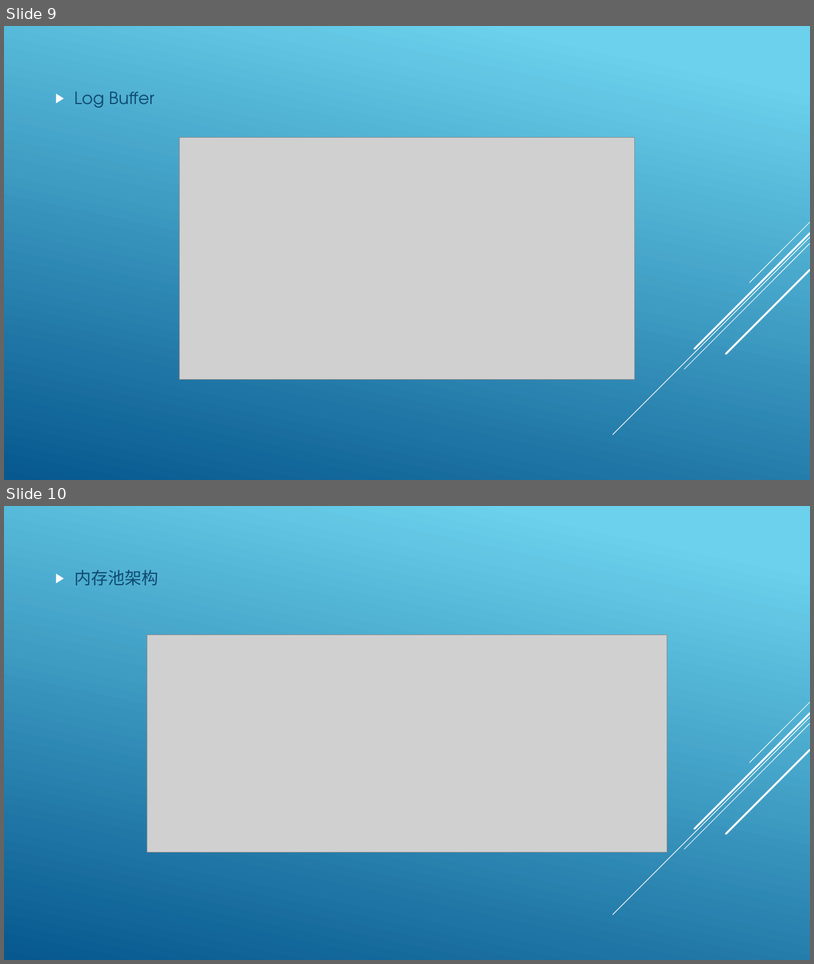
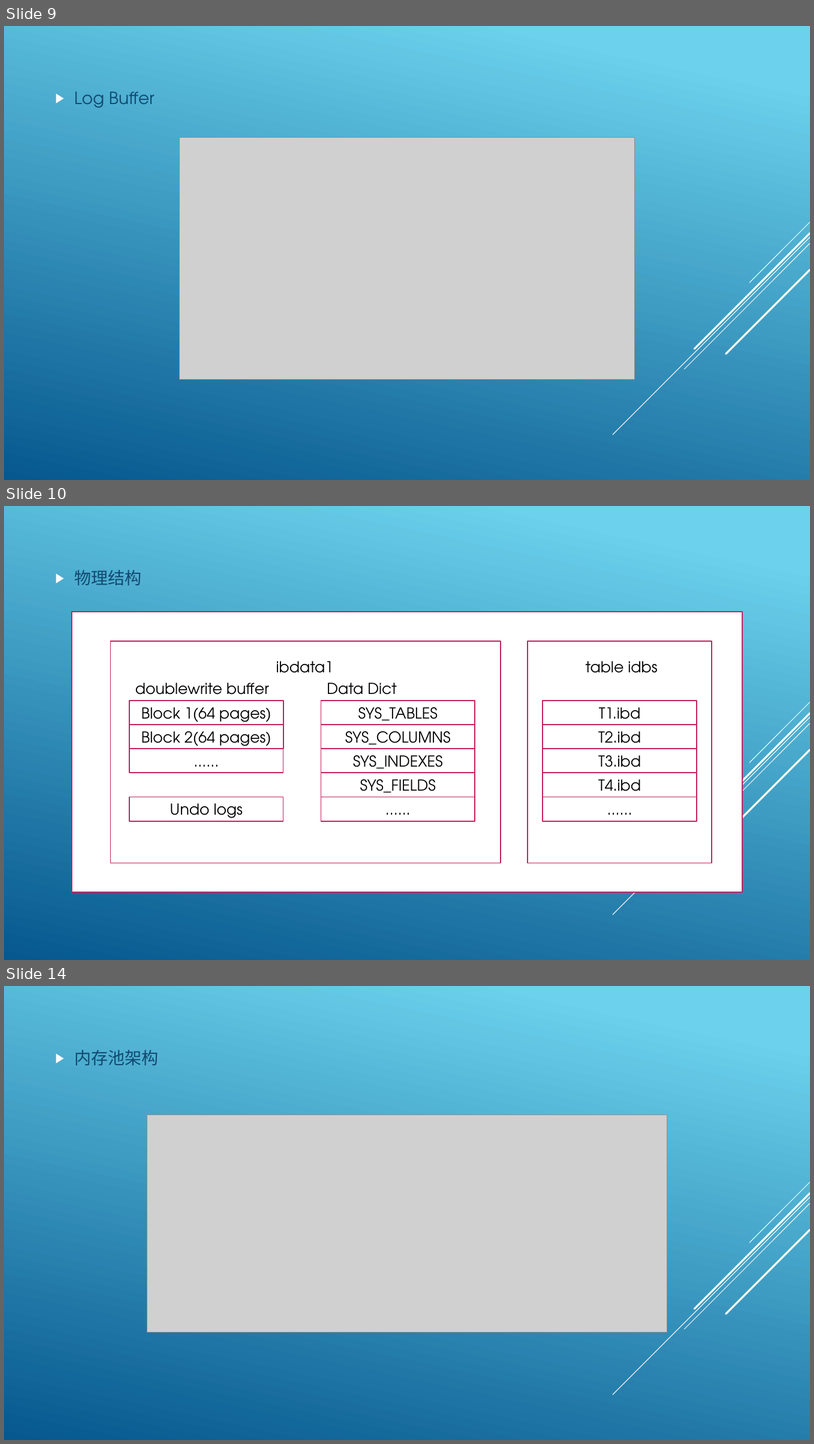
Before and after one commit to tank520/MyNote, a slide deck: 02 软件开发/03 数据库/MySQL.pptx. Shown one above the other, each under a label of ours: slides 9 and 10 before the commit, slides 9, 10 and 14 after it; the slides between them are not shown. The pictures are 814x964 and 814x1444 pixels, drawn with LibreOffice and Linux fonts; fonts in the diff are those of the drawing; grey boxes stand for pictures. Boxes give left, top, right and bottom in pixels: in the first picture for what was removed or moved away, otherwise in the second. Text is boxed around its words. In the diff, an @@ line names an element or a change of style, - is before the commit and + after.

Commit message:
MySQl

```diff
--- a/02 软件开发/03 数据库/MySQL.pptx
+++ b/02 软件开发/03 数据库/MySQL.pptx
@@ slide 10 added at bbox=[4, 506, 810, 960], background gradient #6ED2EB to #06588E; not listed: 5 template elements that a slide beside it also shows @@
@@ text added at bbox=[74, 570, 141, 585], 20 pt, text #0F496F @@
+▶ 物理结构
@@ rectangle added at bbox=[72, 612, 743, 892], fill #FFFFFF, outline #C6235F 1.25 pt @@
@@ rectangle added at bbox=[110, 641, 501, 863], fill #FFFFFF, outline #C6235F 1.25 pt @@
@@ rectangle added at bbox=[528, 641, 713, 863], fill #FFFFFF, outline #C6235F 1.25 pt @@
@@ text added at bbox=[276, 661, 334, 673], 18 pt, text #000000 @@
+ibdata1
@@ text added at bbox=[586, 661, 657, 673], 18 pt, text #000000 @@
+table idbs
@@ text added at bbox=[135, 682, 269, 701], 18 pt, text #000000 @@
+doublewrite buffer
@@ text added at bbox=[327, 682, 397, 701], 18 pt, text #000000 @@
+Data Dict
@@ rectangle added at bbox=[129, 700, 284, 724], fill #FFFFFF, outline #C6235F 1.25 pt, 18 pt, text #000000 @@
+Block 1(64 pages)
@@ rectangle added at bbox=[321, 700, 475, 724], fill #FFFFFF, outline #C6235F 1.25 pt, 18 pt, text #000000 @@
+SYS_TABLES
@@ rectangle added at bbox=[543, 700, 697, 724], fill #FFFFFF, outline #C6235F 1.25 pt, 18 pt, text #000000 @@
+T1.ibd
@@ rectangle added at bbox=[129, 724, 284, 748], fill #FFFFFF, outline #C6235F 1.25 pt, 18 pt, text #000000 @@
+Block 2(64 pages)
@@ rectangle added at bbox=[321, 724, 475, 748], fill #FFFFFF, outline #C6235F 1.25 pt, 18 pt, text #000000 @@
+SYS_COLUMNS
@@ rectangle added at bbox=[543, 724, 697, 748], fill #FFFFFF, outline #C6235F 1.25 pt, 18 pt, text #000000 @@
+T2.ibd
@@ rectangle added at bbox=[129, 748, 284, 773], fill #FFFFFF, outline #C6235F 1.25 pt, 18 pt, text #000000 @@
+......
@@ rectangle added at bbox=[321, 748, 475, 773], fill #FFFFFF, outline #C6235F 1.25 pt, 18 pt, text #000000 @@
+SYS_INDEXES
@@ rectangle added at bbox=[543, 748, 697, 773], fill #FFFFFF, outline #C6235F 1.25 pt, 18 pt, text #000000 @@
+T3.ibd
@@ rectangle added at bbox=[321, 773, 475, 797], fill #FFFFFF, outline #C6235F 1.25 pt, 18 pt, text #000000 @@
+SYS_FIELDS
@@ rectangle added at bbox=[543, 773, 697, 797], fill #FFFFFF, outline #C6235F 1.25 pt, 18 pt, text #000000 @@
+T4.ibd
@@ rectangle added at bbox=[129, 797, 284, 821], fill #FFFFFF, outline #C6235F 1.25 pt, 18 pt, text #000000 @@
+Undo logs
@@ rectangle added at bbox=[321, 797, 475, 821], fill #FFFFFF, outline #C6235F 1.25 pt, 18 pt, text #000000 @@
+......
@@ rectangle added at bbox=[543, 797, 697, 821], fill #FFFFFF, outline #C6235F 1.25 pt, 18 pt, text #000000 @@
+......
@@ what was slide 10 is now slide 14 @@
```
Also in this commit, not shown: 3 other slides added.
